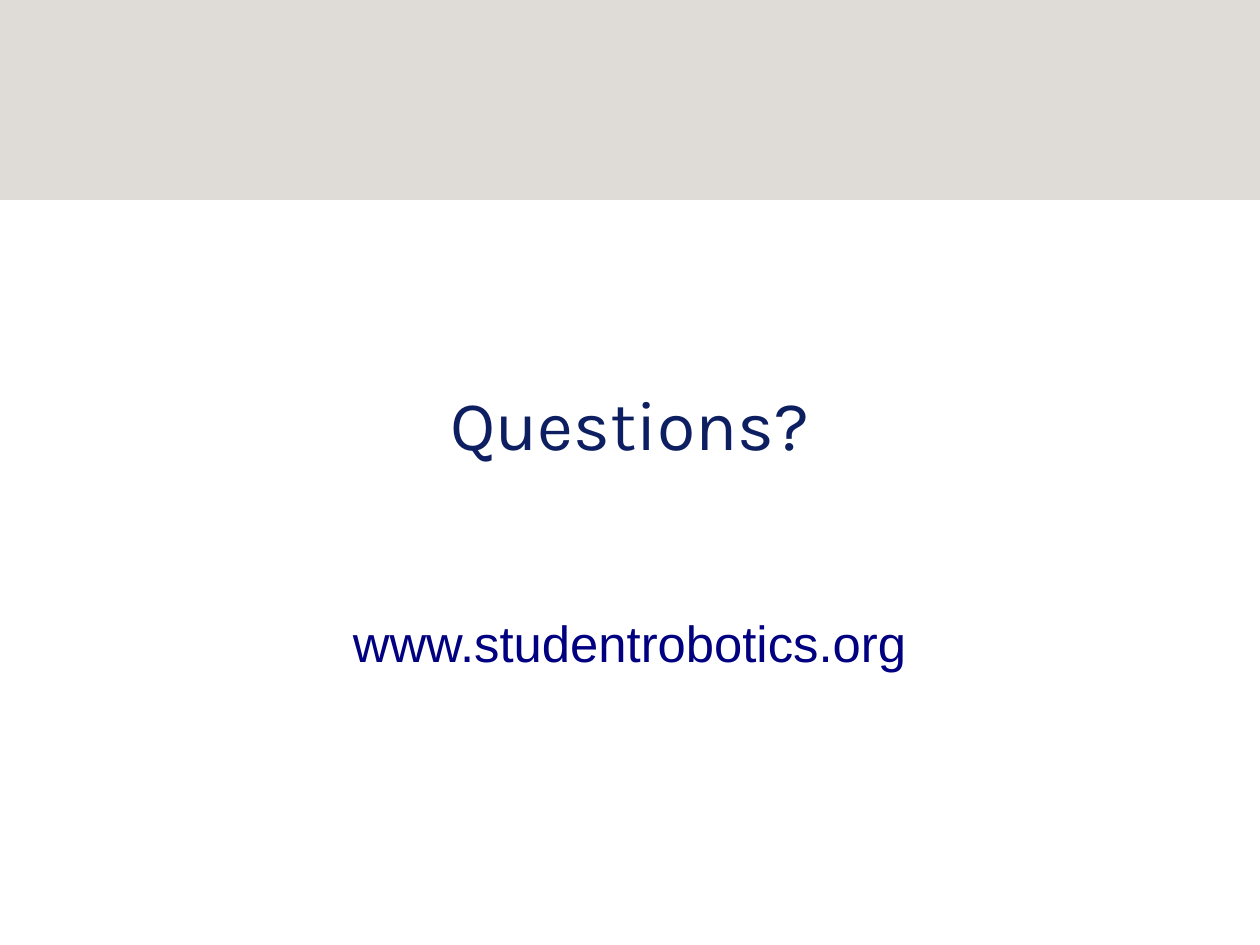
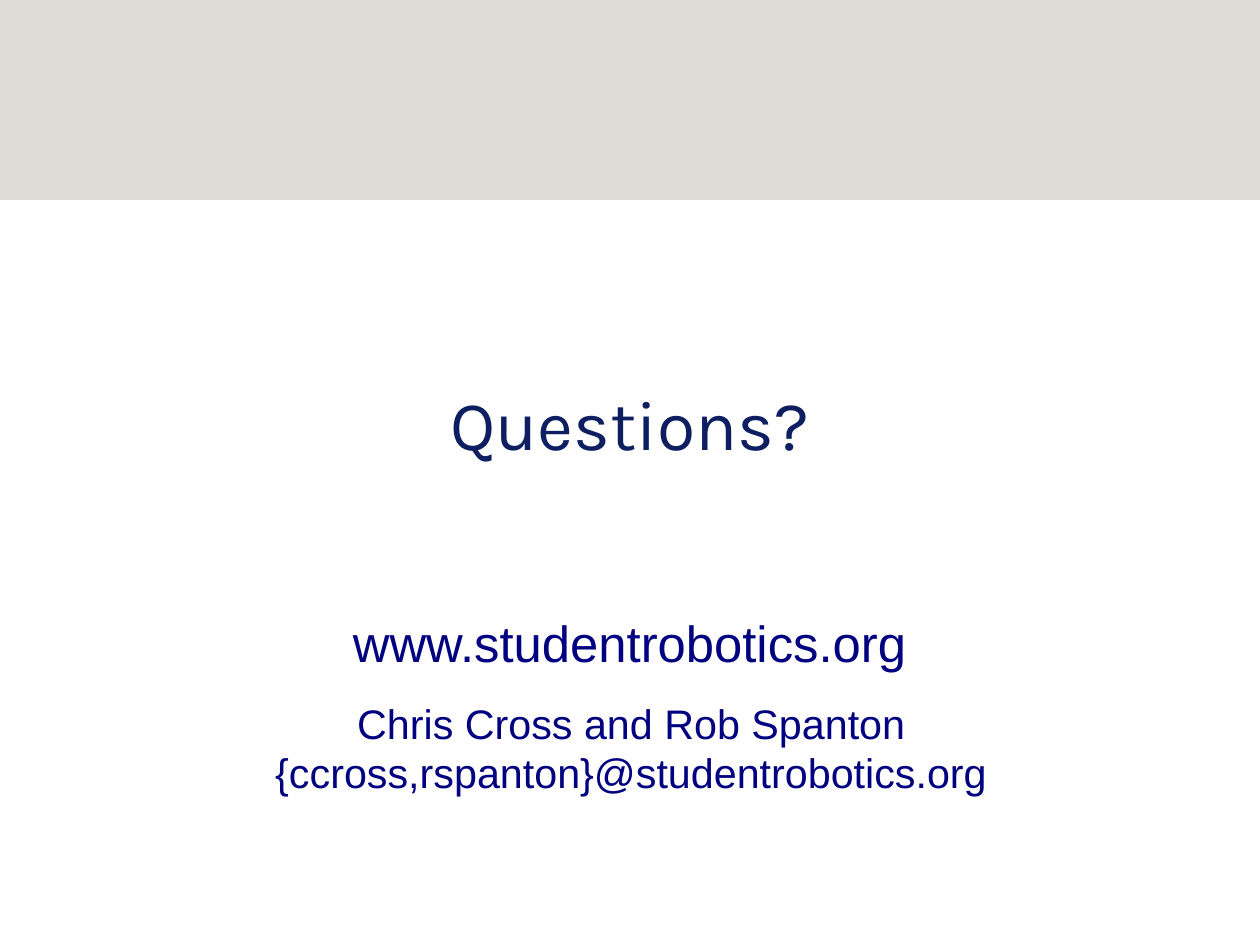
Before and after one commit to srobo/subversion-archive, a slide deck: slide 32 of presentations/subversion/svn.odp. Drawn at 1260x945 pixels with LibreOffice and Linux fonts; fonts in the diff are those of the drawing; background and template pictures are left out. Boxes give left, top, right and bottom in pixels: in the first picture for what was removed or moved away, otherwise in the second. Text is boxed around its words. In the diff, an @@ line names an element or a change of style, - is before the commit and + after.

Commit message:
subversion presentation: Put emails at end of presentation.

```diff
--- a/presentations/subversion/svn.odp
+++ b/presentations/subversion/svn.odp
@@ text added at (275,709,986,796), 26 pt, text #000080 @@
+Chris Cross and Rob Spanton
+{ccross,rspanton}@studentrobotics.org
```
